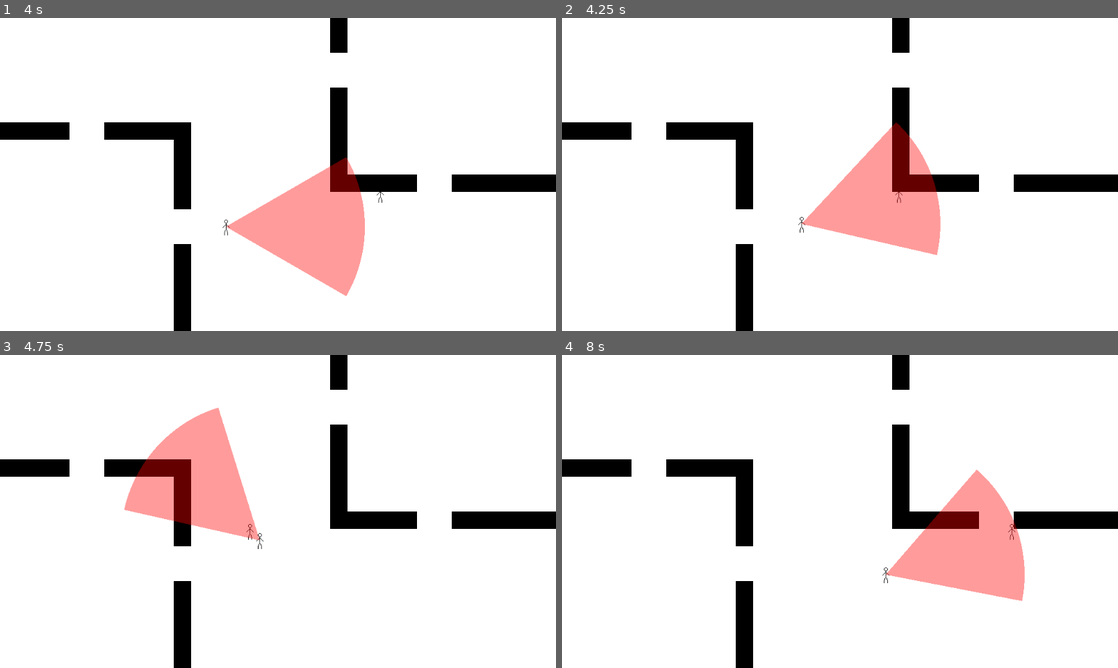
Above: before the commit, frames 1-4 (two rows, left to right).
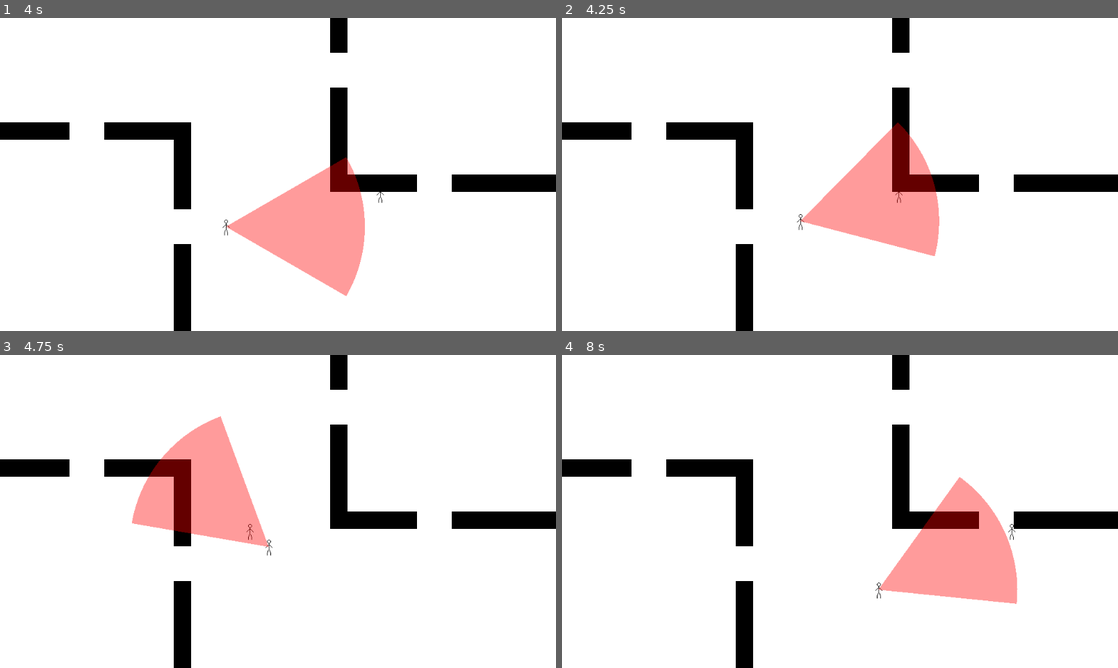
Above: after the commit, the same moments.

Repository: the-all-stack/gwj-igc-2026
Game: Godot game, scene res://stages/test_stage.tscn
Two runs of this game, one before a commit and one after it. Both use one fixed random seed, a clock stepped at 60 frames per second and the inputs below.
Inputs:
- Up to frame 1 (4 s): hold D (move_right) 0.53-1.28 s; hold S (move_down) 1.28-2.03 s; hold D (move_right) 2.03-2.78 s; hold W (move_up) 2.78-3.53 s; hold A (move_left) from 3.53 s (still down)
- Up to frame 2 (4.25 s): keep holding A (move_left)
- Up to frame 3 (4.75 s): keep holding A (move_left)
- Up to frame 4 (8 s): release A (move_left) at 5.03 s; hold S (move_down) 5.03-5.78 s; hold D (move_right) 5.78-6.53 s; hold W (move_up) 6.53-7.28 s; hold D (move_right) from 7.28 s (still down)

Frame 1 is identical in both runs. In frame 2, 0.3% of the frame differs, in the area x 42-69%, y 33-76%; in frame 3, 1.8%; in frame 4, 2.0%, in the area x 56-84%, y 36-80%.

Commit message:
navigation works

Diff:
--- a/characters/guard/guard.gd
+++ b/characters/guard/guard.gd
@@ -23,25 +23,45 @@
 	else:
 		patrol(delta)
 
-func move_toward_target(target: Vector2, speed: float, delta: float) -> void:
-	var velocity_error = (target - body.global_position) / delta
-	var max_speed_px = speed * Game.tile_size
+## Mvoes towards the target and returns the remaining speed budget.
+func move_toward_target(target: Vector2, speed: float, delta: float) -> float:
+	var velocity_error := (target - body.global_position) / delta
+	var max_speed_px := speed * Game.tile_size
 
-	cone.global_rotation = velocity_error.angle()
 	body.velocity = velocity_error.limit_length(max_speed_px)
 	body.move_and_slide()
+
+	return maxf(0, max_speed_px - velocity_error.length()) / Game.tile_size
+
+func navigate_toward_target(target: Vector2, speed: float, delta: float, face_toward_node: bool) -> void:
+	var path := Navigation.create_path(body.global_position, target)
+
+	var next_node_index := Navigation.get_next_node_index(body.global_position, path)
+	var speed_budget := move_toward_target(path[next_node_index], speed, delta)
+	var last_node_index := path.size() - 1
+
+	while speed_budget > 0 && next_node_index < last_node_index:
+		next_node_index += 1
+		speed_budget = move_toward_target(path[next_node_index], speed_budget, delta)
+
+	if face_toward_node:
+		face_toward_target(path[next_node_index])
+
+func face_toward_target(target: Vector2) -> void:
+	cone.global_rotation = (target - body.global_position).angle()
 
 func chase(delta: float) -> void:
 	var target_position := seen_player.position if seen_player else last_known_player_position
 
-	move_toward_target(target_position, chase_speed, delta)
+	navigate_toward_target(target_position, chase_speed, delta, false)
+	face_toward_target(target_position)
 
 	if body.global_position.distance_to(target_position) <= catch_distance:
 		is_chasing_player = false
 		is_returning_to_patrol = true
 
 func return_to_patrol(delta: float) -> void:
-	move_toward_target(follow.global_position, patrol_speed, delta)
+	navigate_toward_target(follow.global_position, patrol_speed, delta, true)
 
 	if body.global_position.distance_to(follow.global_position) <= patrol_snap_distance:
 		is_returning_to_patrol = false
--- a/characters/guard/vision_cone/vision_cone.gd
+++ b/characters/guard/vision_cone/vision_cone.gd
@@ -29,10 +29,10 @@
 	var arc_length := angle * radius
 
 	var points := PackedVector2Array()
-	points.resize(3 + arc_length / max(pixels_per_point, 1))
+	points.resize(3 + floori(arc_length) / maxi(pixels_per_point, 1))
 	for i in range(1, points.size()):
 		var progress := (float)(i - 1) / (points.size() - 2)
-		points[i] = Vector2.from_angle(lerp(-angle_rad * 0.5, angle_rad * 0.5, progress)) * radius_px
+		points[i] = Vector2.from_angle(lerpf(-angle_rad * 0.5, angle_rad * 0.5, progress)) * radius_px
 
 	collision.polygon = points
 	draw_colored_polygon(points, color)
--- /dev/null
+++ b/navigation/Navigation.gd
@@ -0,0 +1,41 @@
+extends Node2D
+
+var query_parameters := NavigationPathQueryParameters2D.new()
+var query_result := NavigationPathQueryResult2D.new()
+
+func create_path(start_position: Vector2, target_position: Vector2, navigation_layers: int = 1) -> PackedVector2Array:
+	if !is_inside_tree():
+		return PackedVector2Array()
+
+	var map := get_world_2d().navigation_map
+
+	if NavigationServer2D.map_get_iteration_id(map) == 0:
+		return PackedVector2Array()
+
+	query_parameters.map = map
+	query_parameters.start_position = start_position
+	query_parameters.target_position = target_position
+	query_parameters.navigation_layers = navigation_layers
+	query_parameters.path_postprocessing = NavigationPathQueryParameters2D.PATH_POSTPROCESSING_EDGECENTERED
+
+	NavigationServer2D.query_path(query_parameters, query_result)
+
+	return query_result.path
+
+func get_next_node_index(position: Vector2, path: PackedVector2Array) -> int:
+	if path.is_empty():
+		return 0
+	if path.size() < 2:
+		return 0
+
+	var closest_segment := 0
+	var closest_distance := INF
+
+	for i in range(path.size() - 1):
+		var point := Geometry2D.get_closest_point_to_segment(position, path[i], path[i + 1])
+		var distance := position.distance_squared_to(point)
+		if distance <= closest_distance:
+			closest_segment = i
+			closest_distance = distance
+
+	return closest_segment + 1
--- a/project.godot
+++ b/project.godot
@@ -19,10 +19,22 @@
 
 Signals="*uid://tp72nvj8w8gn"
 Game="*uid://cdca7xr5k6jc"
+Navigation="*uid://de74s4xovxw4a"
 
 [debug]
 
 gdscript/warnings/unused_signal=0
+gdscript/warnings/shadowed_variable=0
+gdscript/warnings/shadowed_variable_base_class=0
+gdscript/warnings/shadowed_global_identifier=0
+gdscript/warnings/untyped_declaration=2
+gdscript/warnings/unsafe_property_access=2
+gdscript/warnings/unsafe_method_access=2
+gdscript/warnings/unsafe_cast=2
+gdscript/warnings/unsafe_call_argument=2
+gdscript/warnings/unsafe_void_return=2
+gdscript/warnings/static_called_on_instance=2
+gdscript/warnings/integer_division=0
 
 [display]
 
--- a/stages/test_stage.tscn
+++ b/stages/test_stage.tscn
@@ -11,5 +11,5 @@
 [node name="Player" parent="." index="2" unique_id=276129182]
 speed = 10.0
 
-[node name="Guard" parent="." index="3" unique_id=939775326 instance=ExtResource("3_hh1an")]
+[node name="Guard" parent="." index="3" unique_id=1260593566 instance=ExtResource("3_hh1an")]
 position = Vector2(-352, 96)
Not shown, added: navigation/Navigation.gd.uid
